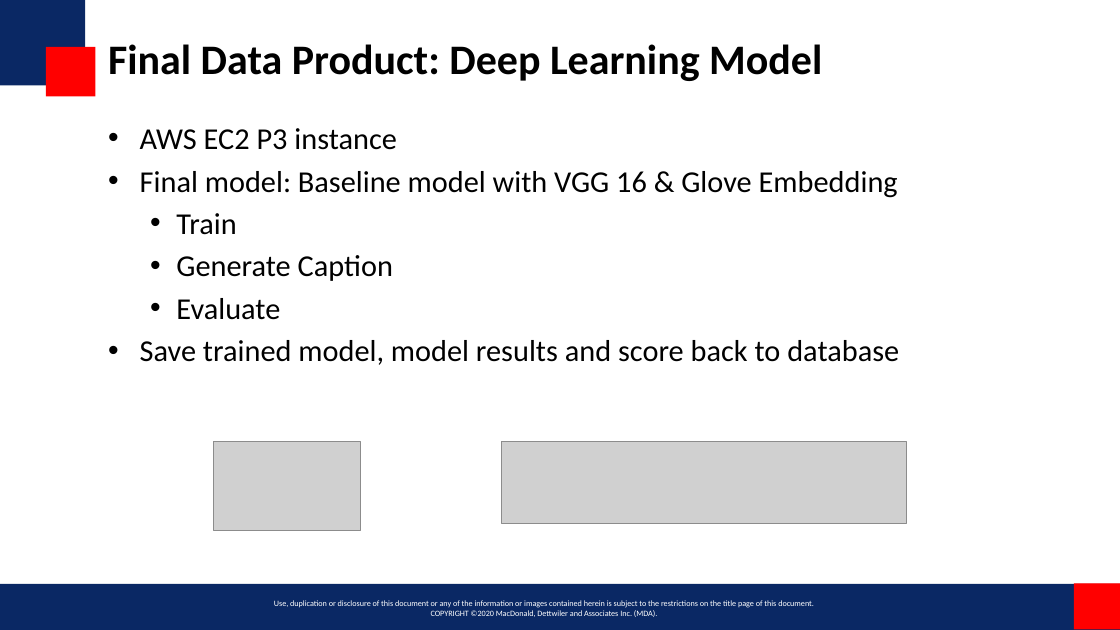
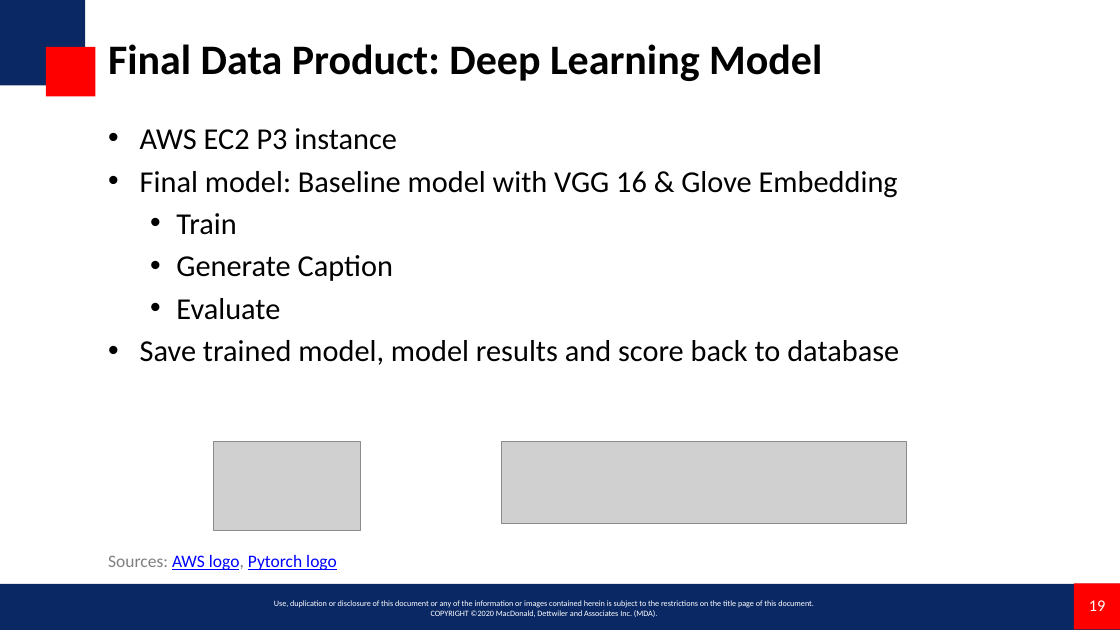
Before and after one commit to miketianchen/MDA_image_captioning, a slide deck: slide 19 of docs/final_presentation.pptx. Drawn at 1120x630 pixels with LibreOffice and Linux fonts; fonts in the diff are those of the drawing; grey boxes stand for pictures; background and template pictures are left out. Boxes give left, top, right and bottom in pixels: in the first picture for what was removed or moved away, otherwise in the second. Text is boxed around its words. In the diff, an @@ line names an element or a change of style, - is before the commit and + after.

```diff
--- a/docs/final_presentation.pptx
+++ b/docs/final_presentation.pptx
@@ text added at bbox=[108, 555, 337, 570], 15 pt, text #0000FF, underline @@
+Sources: AWS logo, Pytorch logo
@@ page number added at bbox=[1089, 600, 1106, 611], 14 pt, text #FFFFFF @@
+19
```
Also in this commit, not shown: 25 other slides changed, 1 slide added.
